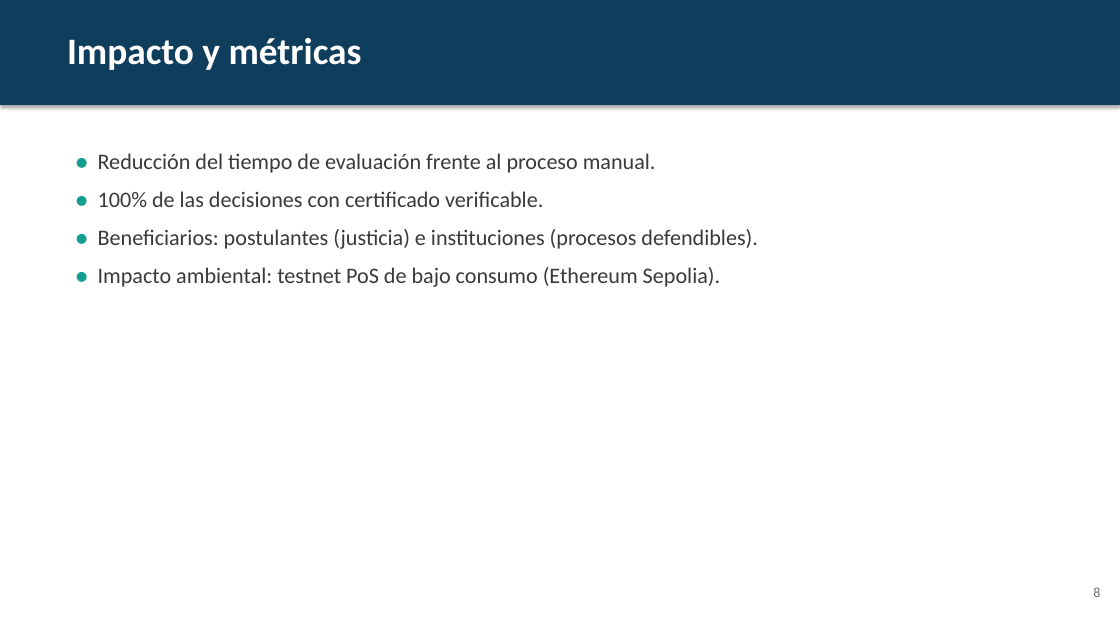
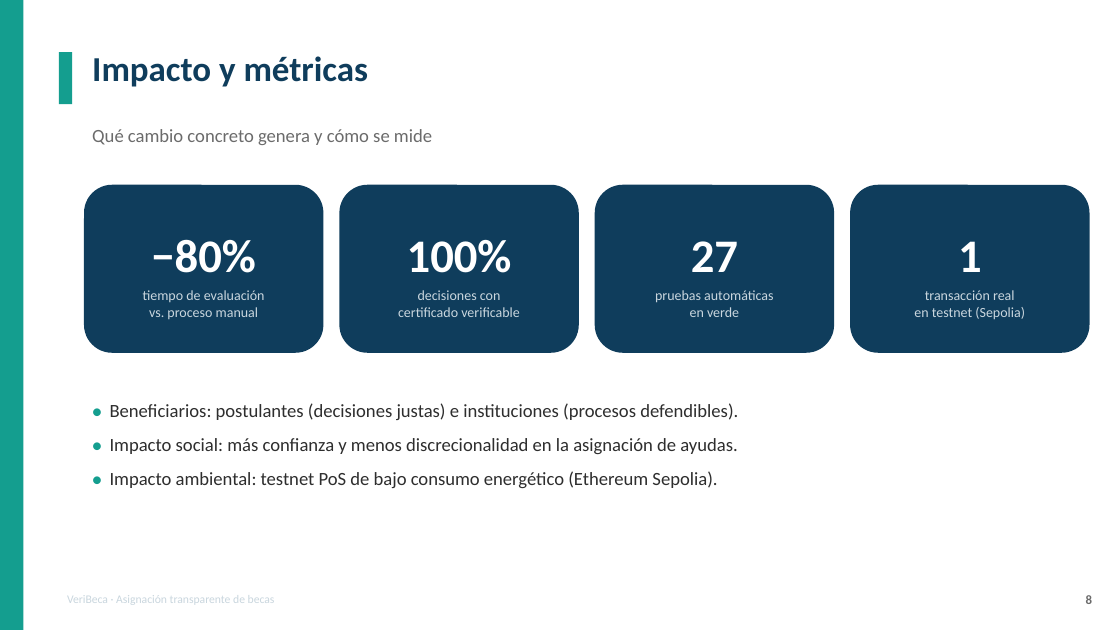
Before and after one commit to santivicente/veribeca, a slide deck: slide 8 of docs/VeriBeca-Pitch.pptx. Drawn at 1120x630 pixels with LibreOffice and Linux fonts; fonts in the diff are those of the drawing. Boxes give left, top, right and bottom in pixels: in the first picture for what was removed or moved away, otherwise in the second. Text is boxed around its words. In the diff, an @@ line names an element or a change of style, - is before the commit and + after.

Commit message:
docs: rediseñar pitch deck (tarjetas, arquitectura, métricas)

```diff
--- a/docs/VeriBeca-Pitch.pptx
+++ b/docs/VeriBeca-Pitch.pptx
@@ rectangle removed at box(0, 0, 1120, 105) @@
@@ rectangle added at box(0, 0, 24, 630), fill #149E8F @@
@@ rectangle added at box(59, 52, 72, 104), fill #149E8F @@
@@ text "Impacto y métricas": place and size @@
-text "Impacto y métricas" at box(67, 38, 362, 70)
+text "Impacto y métricas" at box(92, 56, 369, 87)
@@ text "Impacto y métricas" at box(92, 56, 369, 87): size 32 to 30 pt, text colour #FFFFFF to #0F3D5C; more space between paragraphs @@
@@ text added at box(92, 129, 432, 145), 16 pt, text #6B6B6B @@
+Qué cambio concreto genera y cómo se mide
@@ rounded rectangle added at box(84, 185, 323, 353), fill #0F3D5C @@
@@ rounded rectangle added at box(339, 185, 579, 353), fill #0F3D5C @@
@@ rounded rectangle added at box(595, 185, 834, 353), fill #0F3D5C @@
@@ rounded rectangle added at box(850, 185, 1090, 353), fill #0F3D5C @@
@@ text added at box(143, 239, 265, 319), 12 pt, text #C9D6DE @@
+−80%
+tiempo de evaluación
+vs. proceso manual
@@ text added at box(398, 240, 520, 317), 12 pt, text #C9D6DE @@
+100%
+decisiones con
+certificado verificable
@@ text added at box(655, 241, 773, 317), 12 pt, text #C9D6DE @@
+27
+pruebas automáticas
+en verde
@@ text added at box(914, 241, 1025, 320), 12 pt, text #C9D6DE @@
+1
+transacción real
+en testnet (Sepolia)
@@ text at box(110, 403, 738, 488): text changed; size 19 to 16 pt; text colour #3A3A3A to #2E2E2E @@
-● Reducción del tiempo de evaluación frente al proceso manual.
-● 100% de las decisiones con certificado verificable.
-● Beneficiarios: postulantes (justicia) e instituciones (procesos defendibles).
-● Impacto ambiental: testnet PoS de bajo consumo (Ethereum Sepolia).
+● Beneficiarios: postulantes (decisiones justas) e instituciones (procesos defendibles).
+● Impacto social: más confianza y menos discrecionalidad en la asignación de ayudas.
+● Impacto ambiental: testnet PoS de bajo consumo energético (Ethereum Sepolia).
@@ text added at box(67, 595, 275, 605), 10 pt, text #C9D6DE @@
+VeriBeca · Asignación transparente de becas
@@ text "8": place and size @@
-text "8" at box(1093, 587, 1100, 597)
+text "8" at box(1086, 595, 1092, 604)
@@ text "8" at box(1086, 595, 1092, 604): size 12 to 11 pt, bold on; more space between paragraphs @@
```
Also in this commit, not shown: 6 other slides changed, 3 slides added, 3 slides removed.
